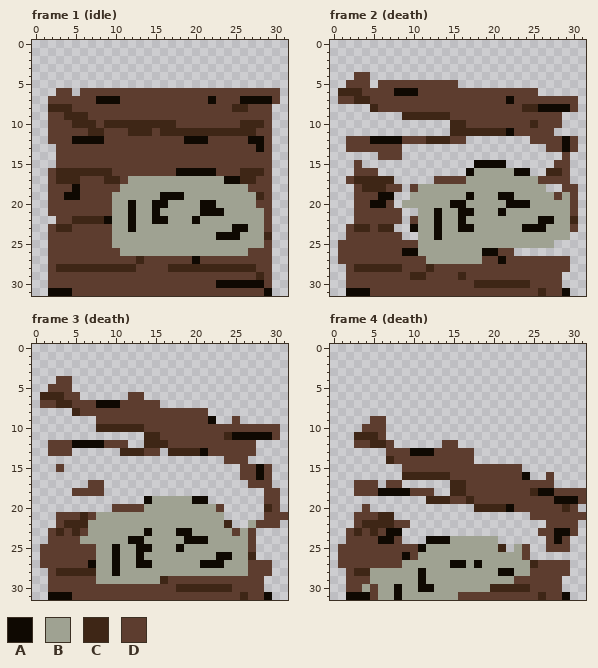
Pixel-art file: asset-sources/sprites/scenery/box_1.aseprite. That is the earlier state.
32x32 pixels, 7 frames. Colours within 5 levels of each other are drawn and written as one. Shown: frame 1 (idle), frame 2 (death), frame 3 (death), frame 4 (death). The commit also changed other frames, which this record leaves out.
Palette (. is transparent): A #0f0902  B #9fa292  C #3e2616  D #5d3d2f
Now the later version:
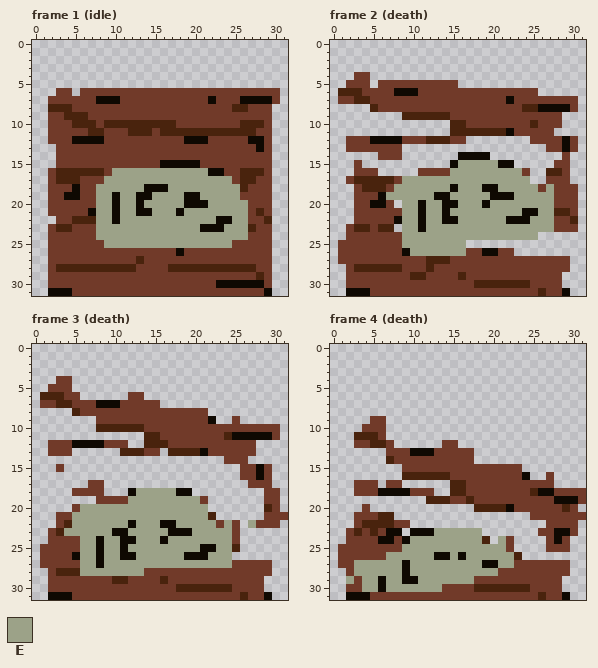
Colours new in this view: E #9ca288
Diff:
colour C: #3e2616 -> #49230d
colour D: #5d3d2f -> #713a29
Frame 1 (idle), layer "Layer 2":
y 15: x 16..20 DDDDD -> AAAAA
y 16: x 9..21 CDDDDDDDDAAAA -> DEEEEEEEEEEEE; x 23 D -> A
y 17: x 9..25 CCDBBBBBBBBBBBBAA -> EEEEEEEEEEEEEEEED
y 18: x 8..26 DDDBBBBBBBBBBBBBBBB -> EEEEEEAAAEEEEEEEEEC
y 19: x 8..28 DDBBBBBBAAABBBBBBBBBC -> EEAEEAAEEEEAAEEEEEDDD
y 20: x 8..20 DDBBABBAABBBB -> EEAEEAEEEEEAA; x 22..27 ABBBBB -> EEEEED
y 21: x 7..28 DDDBBABBABBBBBAAABBBBB -> AEEAEEAAEEEAEEEEEEEEDC
y 22: x 8..29 CABBABBAABBBABBBBBBBBD -> EEAEEEEEEEEEEEEAAEEDDC
y 23: x 8..28 DDBBABBBBBBBBBBBBAABB -> EEEEEEEEEEEEEAAAEEECD
y 24: x 8..29 DDBBBBBBBBBBBBBAAABBBC -> EEEEEEEEEEEEEEEEEEEDDD
y 25: x 9..28 DBBBBBBBBBBBBBBBBBBB -> EEEEEEEEEEEEEEEEDDDD
y 26: x 11..26 BBBBBBBBBBBBBBBB -> DDDDDDDADDDDDDDD
y 27: x 20 A -> D
Frame 2 (death), layer "Layer 2":
y 14: x 16..19 .... -> AAAA
y 15: x 15..20 ...AAA -> AEEEEE; x 22 . -> A
y 16: x 11..24 ......ABBBBBAA -> DDDDEEEEEEEEED
y 17: x 8..26 .....DDDDBBBBBBBBBD -> DEEEEEEEEEEEEEEEE..
y 18: x 8..28 D.DBBBBBBBBBBBBBBBB.. -> EEEEEEEAEEEAAEEEEEDED
y 19: x 7..20 A..BBBBBBBABBB -> EEEEEEAAEEEEEA; x 23..27 BBBBB -> EEEEE; x 29 B -> D
y 20: x 9..14 BBBBBB -> EEAEEA; x 16..29 ABBBBBAAABBBBB -> EEEAEEEEEEEEDD
y 21: x 9..29 ..BBABBAABBBABBBBBBBB -> EEAEEAEEEEEEEEEAAEECC
y 22: x 8..29 D.DBBABBABBBBBBBBBAABB -> AEEAEEAAEEEEEEAAAEEEDD
y 23: x 9..29 .ABBABBAABBBBBBAAABBB -> EEAEEEEEEEEEEEEEEEEDD
y 24: x 9..29 ..BBABBBBBBBBBBBBBBBB -> EEEEEEEEEEEEEEEEE....
y 25: x 9..27 DDBBBBBBBBBBBBBBBBB -> EEEEEEEE...........
y 26: x 10..18 ABBBBBBBB -> EEEEEEEDD
y 27: x 12..18 BBBBBBB -> CCCDDDD; x 21 A -> D
Frame 3 (death), layers "Layer 2", "Layer 1":
y 18: x 12..19 ........ -> AEEEEEAA
y 19: x 8..21 ......ABBBBBAA -> DDDDEEEEEEEEED
y 20: x 5..23 .....DDDDBBBBBBBBBD -> DEEEEEEEEEEEEEEEE..
y 21: x 5..23 DCDBBBBBBBBBBBBBBBB -> EEEEEEEEEEEEEEEEEC.
y 22: x 5..25 CCBBBBBBBBBBBBBBBBBC. -> EEEEEEEAEEEAAEEEEEDED; x 27 B -> E
y 23: x 4..17 DCDBBBBBBBABBB -> EEEEEEAAEEEEEA; x 20..24 BBBBB -> EEEEE; x 26..27 BD -> ..
y 24: x 6..11 BBBBBB -> EEAEEA; x 13..27 ABBBBBAAABBBBBD -> EEEAEEEEEEEED..
y 25: x 6..27 DDBBABBAABBBABBBBBBBBD -> EEAEEAEEEEEEEEEAAEEC..
y 26: x 5..27 DDDBBABBABBBBBBBBBAABBC -> AEEAEEAAEEEEEEAAAEEE...
y 27: x 6..26 DABBABBAABBBBBBAAABBB -> EEAEEEEEEEEEEEEEEEEDD
y 28: x 6..26 CCBBABBBBBBBBBBBBBBBB -> EEEEEEEEDDDDDDDDDDDDD
y 29: x 8..15 BBBBBBBB -> DDCCDDDD
Frame 4 (death), layer "Layer 2":
y 23: x 10..18 ......... -> AAAEEEEEE
y 24: x 9..22 ...AAABBBBBB.. -> AEEEEEEEEEC.ED
y 25: x 9..24 DDABBBBBBBBBC.BD -> EEEEEEEEEEEEED..
y 26: x 7..24 DDADBBBBBBBBBBBBBD -> EEEEEEAAEAEEEEEEC.
y 27: x 3..25 DDDDDDBBBBBBAABABBBBBBC -> EEEEEEAEEEEEEEEEAAEEDDD
y 28: x 3..24 CCBBBBBBABBBBBBBBBAABB -> EEEEEEAEEEEEEEEEEEDDDD
y 29: x 2 D -> E; x 4..22 DBBBBBBABBBBBBBBBBB -> EEAEEAAEEEEEEEDDDDD
y 30: x 4..19 BDBBABBAABBBBBBB -> EEAEEEEEEEDDDDCC
y 31: x 6..15 BBABBBBBBB -> DDDDDDDDDD
Boxes around the changes in both pictures, in picture pixels (x1, y1, x2, y2):
changed: (48, 88, 280, 296)
changed: (338, 72, 578, 296)
changed: (40, 376, 288, 600)
changed: (338, 416, 586, 600)
